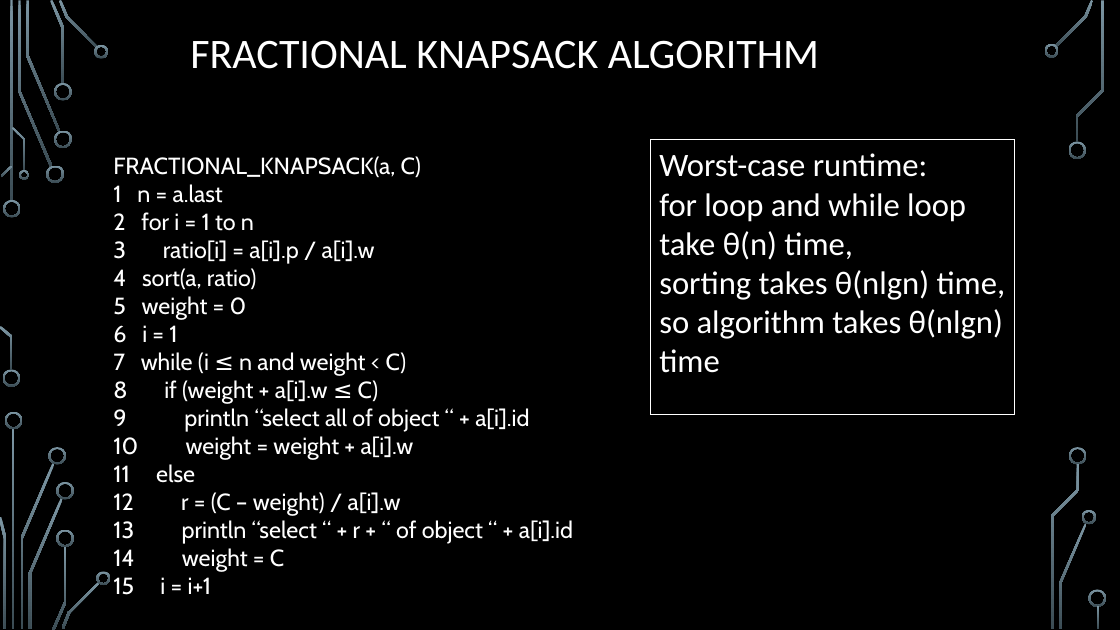
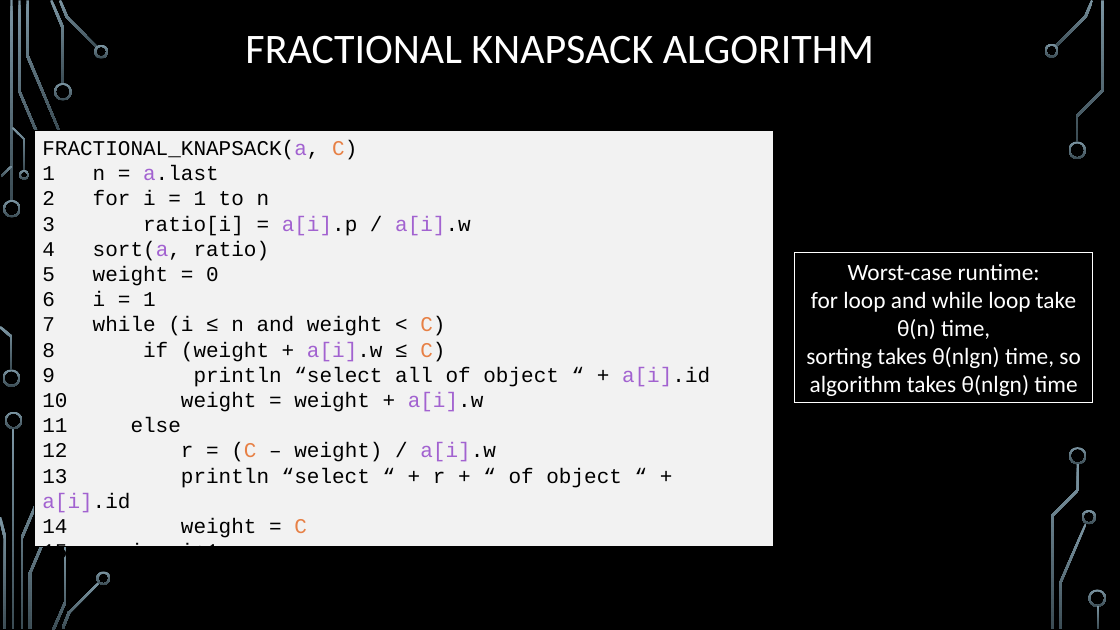
Before and after one commit to markfloryan/dsa2, a slide deck: slide 22 of slides/04-5-KnapsackGreedy.pptx (slide 21 before the commit). Drawn at 1120x630 pixels with LibreOffice and Linux fonts; fonts in the diff are those of the drawing; background and template pictures are left out. Boxes give left, top, right and bottom in pixels: in the first picture for what was removed or moved away, otherwise in the second. Text is boxed around its words. In the diff, an @@ line names an element or a change of style, - is before the commit and + after.

```diff
--- a/slides/04-5-KnapsackGreedy.pptx
+++ b/slides/04-5-KnapsackGreedy.pptx
@@ title "FRACTIONAL KNAPSACK ALGORITHM": place and size @@
-title "FRACTIONAL KNAPSACK ALGORITHM" at (190,40,819,69)
+title "FRACTIONAL KNAPSACK ALGORITHM" at (245,35,874,64)
@@ title "FRACTIONAL KNAPSACK ALGORITHM" at (245,35,874,64): alignment left to centre @@
@@ rectangle "FRACTIONAL_KNAPSACK(a, C)": place and size @@
-rectangle "FRACTIONAL_KNAPSACK(a, C)" at (113,156,573,595)
+rectangle "FRACTIONAL_KNAPSACK(a, C)" at (34,130,775,546)
@@ rectangle "FRACTIONAL_KNAPSACK(a, C)" at (34,130,775,546): size 20 to 18 pt, font Cabin to Courier New; text colour #FFFFFF to #000000 in "FRACTIONAL_KNAPSACK(a, C)", "1 n = a.last", "2 for i = 1 to n", "3 ratio[i] = a[i].p / a[i].w" and 12 more places; text colour #FFFFFF to #A262D0 in "FRACTIONAL_KNAPSACK(a,", "a.last", "a[i].p a[i].w", "sort(a," and 5 more places; text colour #FFFFFF to #E78045 in "C)", "C)", "C)", "(C" and 1 more places; fill none to #F2F2F2; outline none to #000000 0.75 pt @@
@@ freeform shape removed at (46,166,64,183) @@
@@ rectangle "Worst-case runtime: for loop and ...": place and size @@
-rectangle "Worst-case runtime: for loop and ..." at (651,140,1015,414)
+rectangle "Worst-case runtime: for loop and ..." at (795,253,1093,402)
@@ rectangle "Worst-case runtime: for loop and ..." at (795,253,1093,402): size 28 to 20 pt; alignment left to centre @@
@@ freeform shape removed at (49,447,66,465) @@
@@ freeform shape removed at (56,482,74,500) @@
```
Also in this commit, not shown: 3 other slides changed, 12 slides added, 8 slides removed, 4 other files.
